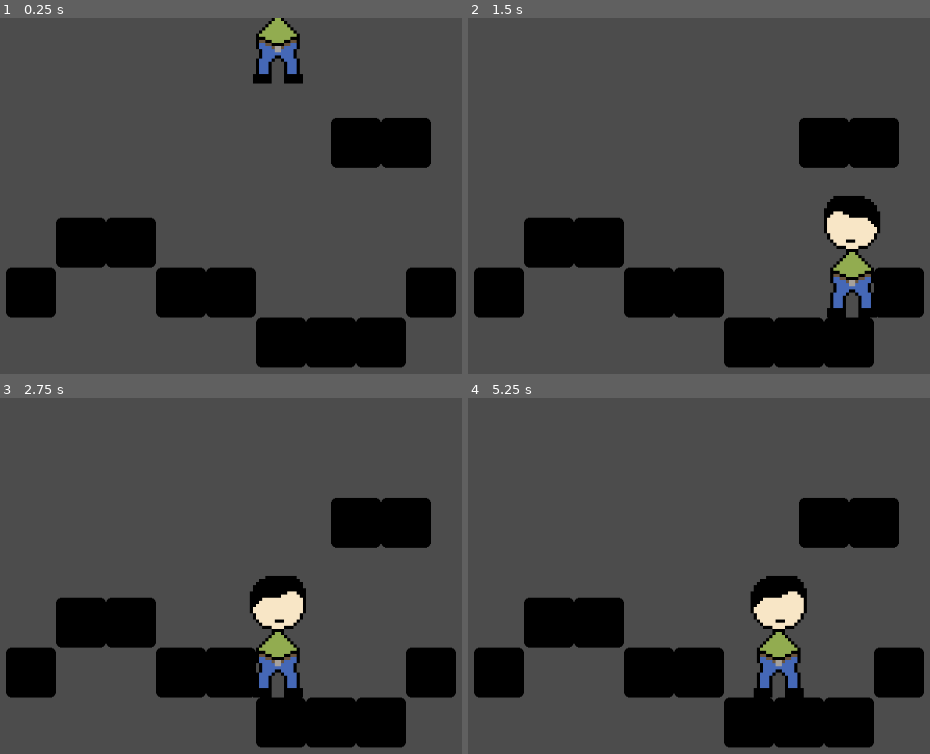
Above: before the commit, frames 1-4 (two rows, left to right).
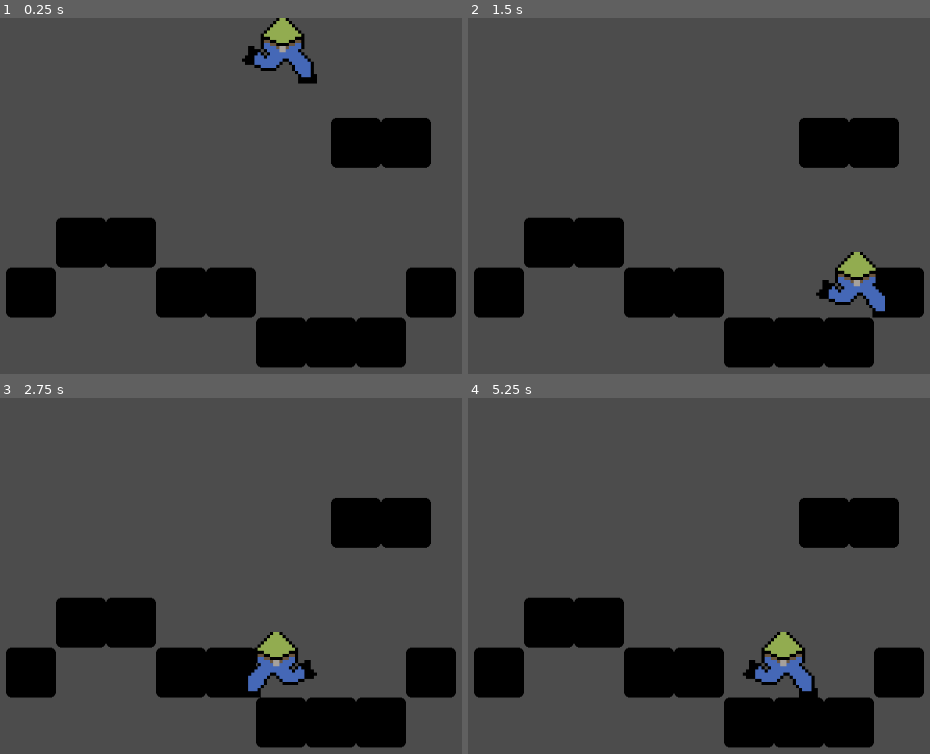
Above: after the commit, the same moments.

Repository: megarubber/green
Game: Godot game, scene res://levels/TestLevel.tscn
The game is run twice, just before and just after one commit, with the same random seed, the same clock (stepped at 60 frames per second) and the same inputs. The project has no main scene, so this scene is started directly. The engine's default icon, where the game draws it, is replaced by a stand-in: a white triangle on a blue panel in a dark square.
Inputs (mouse positions are in pixels of both pictures, inside the frame that each line leads up to):
- Up to frame 1 (0.25 s): no input
- Up to frame 2 (1.5 s): move the mouse to (925, 228) at 0.52 s; hold Right (ui_right) from 0.53 s (still down); tap Up (ui_up) at 0.77 s; move the mouse to (588, 274) at 1.27 s
- Up to frame 3 (2.75 s): tap Up (ui_up) at 1.52 s; move the mouse to (360, 529) at 2.02 s; release Right (ui_right) at 2.03 s; hold Left (ui_left) from 2.03 s (still down)
- Up to frame 4 (5.25 s): move the mouse to (708, 725) at 2.77 s; release Left (ui_left) at 2.78 s; hold Right (ui_right) 2.78-4.28 s; tap Up (ui_up) at 3.02, 3.77, 4.52 s; move the mouse to (outside the picture) at 3.52 s; move the mouse to (509, 561) at 4.27 s; hold Left (ui_left) 4.28-5.03 s; move the mouse to (786, 632) at 5.02 s; hold Right (ui_right) from 5.03 s (still down)

The runs differ from the first frame. In frame 1, 1.4% of the frame differs, in the area x 52-69%, y 0-19%; in frame 2, 2.9%; in frame 3, 2.5%; in frame 4, 3.0%, in the area x 59-76%, y 50-85%.

Commit message:
trying to make player running

Diff:
--- a/player/Player.gd
+++ b/player/Player.gd
@@ -5,7 +5,7 @@
 const GRAVITY = 20
 const ACCELERATION = 50
 const MAX_SPEED = 250
-const MAX_JUMP_HEIGHT = -750
+const MAX_JUMP_HEIGHT = -650
 
 # General Variables
 var motion = Vector2()
--- a/player/Player.tscn
+++ b/player/Player.tscn
@@ -1,22 +1,122 @@
-[gd_scene load_steps=4 format=2]
+[gd_scene load_steps=10 format=2]
 
 [ext_resource path="res://player/sprites/idle.png" type="Texture" id=1]
 [ext_resource path="res://player/Player.gd" type="Script" id=2]
+[ext_resource path="res://player/sprites/run3.png" type="Texture" id=3]
+[ext_resource path="res://player/sprites/run4.png" type="Texture" id=4]
+[ext_resource path="res://player/sprites/run2.png" type="Texture" id=5]
+[ext_resource path="res://player/sprites/run1.png" type="Texture" id=6]
 
 [sub_resource type="RectangleShape2D" id=1]
-extents = Vector2( 28, 78.125 )
+extents = Vector2( 28, 78 )
+
+[sub_resource type="Animation" id=2]
+resource_name = "Idle"
+tracks/0/type = "value"
+tracks/0/path = NodePath("../BodySprite:texture")
+tracks/0/interp = 1
+tracks/0/loop_wrap = true
+tracks/0/imported = false
+tracks/0/enabled = true
+tracks/0/keys = {
+"times": PoolRealArray( 0 ),
+"transitions": PoolRealArray( 1 ),
+"update": 1,
+"values": [ ExtResource( 1 ) ]
+}
+tracks/1/type = "value"
+tracks/1/path = NodePath(".:position")
+tracks/1/interp = 1
+tracks/1/loop_wrap = true
+tracks/1/imported = false
+tracks/1/enabled = true
+tracks/1/keys = {
+"times": PoolRealArray(  ),
+"transitions": PoolRealArray(  ),
+"update": 0,
+"values": [  ]
+}
+tracks/2/type = "value"
+tracks/2/path = NodePath("../BodySprite:position")
+tracks/2/interp = 1
+tracks/2/loop_wrap = true
+tracks/2/imported = false
+tracks/2/enabled = true
+tracks/2/keys = {
+"times": PoolRealArray( 0 ),
+"transitions": PoolRealArray( 1 ),
+"update": 0,
+"values": [ Vector2( 32, 2 ) ]
+}
+tracks/3/type = "value"
+tracks/3/path = NodePath("../BodySprite:region_rect")
+tracks/3/interp = 1
+tracks/3/loop_wrap = true
+tracks/3/imported = false
+tracks/3/enabled = true
+tracks/3/keys = {
+"times": PoolRealArray( 0 ),
+"transitions": PoolRealArray( 1 ),
+"update": 0,
+"values": [ Rect2( 1, 18, 16, 21 ) ]
+}
+
+[sub_resource type="Animation" id=3]
+resource_name = "Run"
+length = 6.0
+step = 0.01
+tracks/0/type = "value"
+tracks/0/path = NodePath("../BodySprite:texture")
+tracks/0/interp = 1
+tracks/0/loop_wrap = true
+tracks/0/imported = false
+tracks/0/enabled = true
+tracks/0/keys = {
+"times": PoolRealArray( 0, 0.14, 0.15, 0.29, 0.3, 0.49, 0.5 ),
+"transitions": PoolRealArray( 1e-05, 1e-05, 1e-05, 1e-05, 1e-05, 1e-05, 1 ),
+"update": 1,
+"values": [ ExtResource( 6 ), ExtResource( 6 ), ExtResource( 5 ), ExtResource( 5 ), ExtResource( 3 ), ExtResource( 3 ), ExtResource( 4 ) ]
+}
+tracks/1/type = "value"
+tracks/1/path = NodePath("../BodySprite:position")
+tracks/1/interp = 1
+tracks/1/loop_wrap = true
+tracks/1/imported = false
+tracks/1/enabled = true
+tracks/1/keys = {
+"times": PoolRealArray( 0, 0.14, 0.15, 0.29, 0.3, 0.49, 0.5 ),
+"transitions": PoolRealArray( 1e-05, 1e-05, 1e-05, 1e-05, 1e-05, 1e-05, 1 ),
+"update": 0,
+"values": [ Vector2( 32, 0 ), Vector2( 32, 0 ), Vector2( 36, -4 ), Vector2( 36, -4 ), Vector2( 30, 4 ), Vector2( 30, 4 ), Vector2( 30, 2 ) ]
+}
+tracks/2/type = "value"
+tracks/2/path = NodePath("../BodySprite:region_rect")
+tracks/2/interp = 1
+tracks/2/loop_wrap = true
+tracks/2/imported = false
+tracks/2/enabled = true
+tracks/2/keys = {
+"times": PoolRealArray( 0, 0.14, 0.15, 0.29, 0.3, 0.49, 0.5 ),
+"transitions": PoolRealArray( 1e-05, 1e-05, 1e-05, 1e-05, 1e-05, 1e-05, 1 ),
+"update": 0,
+"values": [ Rect2( 1, 18, 16, 22 ), Rect2( 1, 18, 16, 22 ), Rect2( 0, 18, 18, 24 ), Rect2( 0, 18, 18, 24 ), Rect2( 0, 18, 26, 20 ), Rect2( 0, 18, 26, 20 ), Rect2( 0, 18, 24, 21 ) ]
+}
 
 [node name="Player" type="KinematicBody2D"]
 script = ExtResource( 2 )
+__meta__ = {
+"_edit_horizontal_guides_": [ 44.0 ]
+}
 
 [node name="BodySprite" type="Sprite" parent="."]
-position = Vector2( 28, 2 )
+position = Vector2( 30, 2 )
 scale = Vector2( 4, 4 )
-texture = ExtResource( 1 )
+texture = ExtResource( 4 )
 region_enabled = true
-region_rect = Rect2( 1, 18, 16, 21 )
+region_rect = Rect2( 0, 18, 24, 21 )
 
 [node name="HeadSprite" type="Sprite" parent="."]
+visible = false
 position = Vector2( 28, -76 )
 scale = Vector2( 4, 4 )
 texture = ExtResource( 1 )
@@ -24,5 +124,11 @@
 region_rect = Rect2( 0, 0, 18, 18 )
 
 [node name="CollisionShape2D" type="CollisionShape2D" parent="."]
-position = Vector2( 28, -33.875 )
+visible = false
+position = Vector2( 28, -34 )
 shape = SubResource( 1 )
+
+[node name="AnimationPlayer" type="AnimationPlayer" parent="."]
+root_node = NodePath("../HeadSprite")
+anims/Idle = SubResource( 2 )
+anims/Run = SubResource( 3 )
Binary file added: player/sprites/jump1.png
Not shown, added: player/sprites/jump1.png.import
Binary file added: player/sprites/jump2.png
Not shown, added: player/sprites/jump2.png.import
Binary file added: player/sprites/run1.png
Not shown, added: player/sprites/run1.png.import
Binary file added: player/sprites/run2.png
Not shown, added: player/sprites/run2.png.import
Binary file added: player/sprites/run3.png
Not shown, added: player/sprites/run3.png.import
Binary file added: player/sprites/run4.png
Not shown, added: player/sprites/run4.png.import
(and 8 more such lines)
